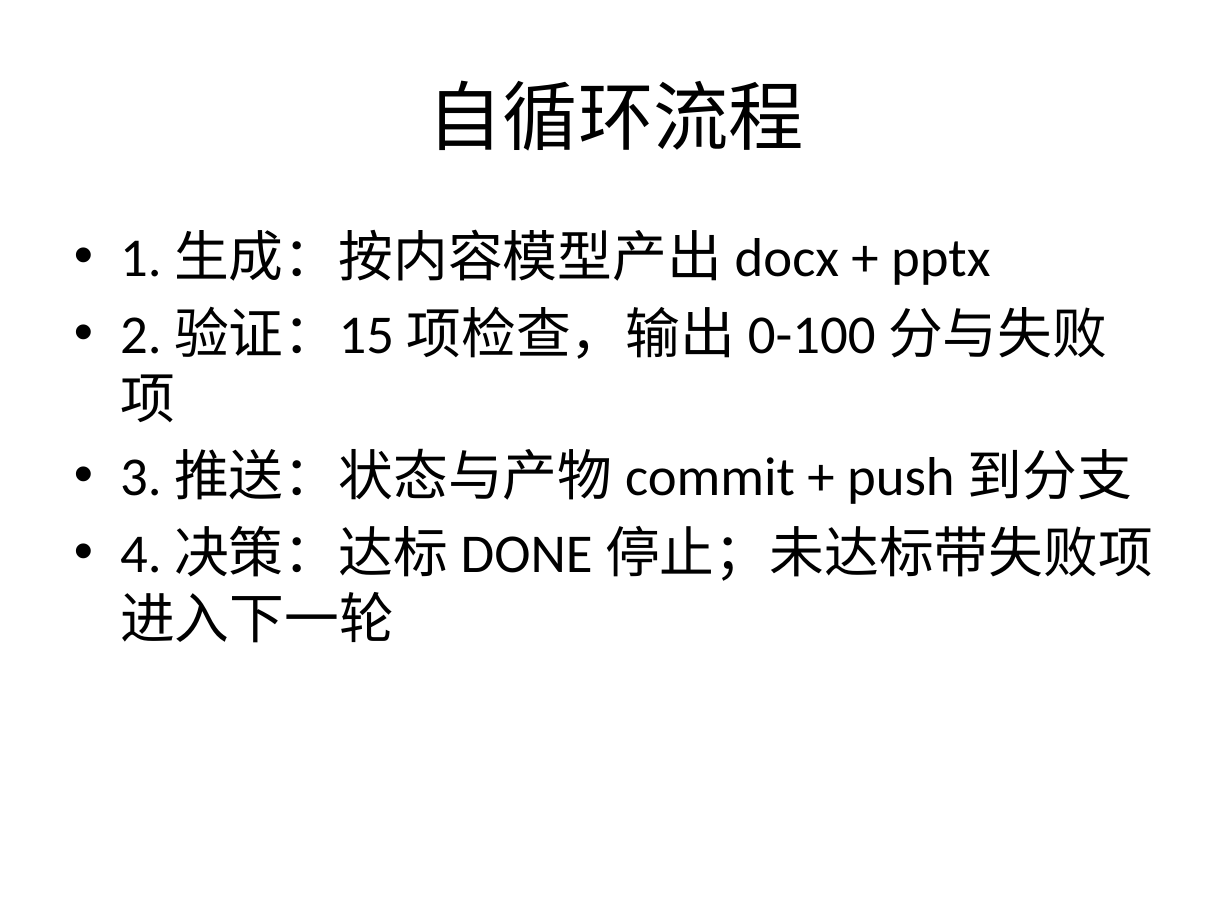
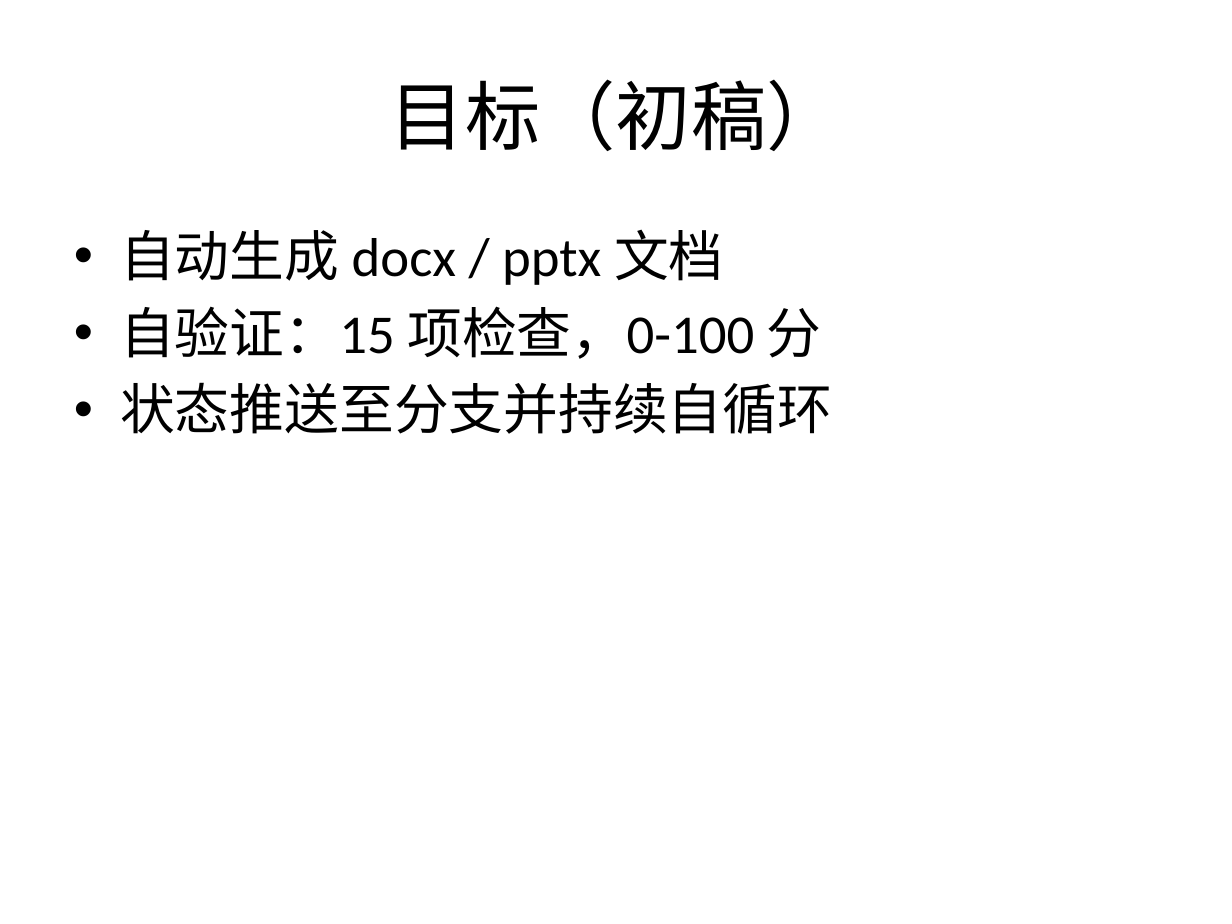
Before and after one commit to mqgg5630-cyber/test-auto-arena, a slide deck: slide 2 of output/slides/deck.pptx (slide 4 before the commit). Drawn at 1232x924 pixels with LibreOffice and Linux fonts; fonts in the diff are those of the drawing. Boxes give left, top, right and bottom in pixels: in the first picture for what was removed or moved away, otherwise in the second. Text is boxed around its words. In the diff, an @@ line names an element or a change of style, - is before the commit and + after.

```diff
--- a/output/slides/deck.pptx
+++ b/output/slides/deck.pptx
@@ title at [390, 79, 842, 151]: text changed @@
-自循环流程
+目标（初稿）
@@ text at [120, 229, 832, 434]: text changed @@
-• 1. 生成：按内容模型产出 docx + pptx
-• 2. 验证：15 项检查，输出 0-100 分与失败项
-• 3. 推送：状态与产物 commit + push 到分支
-• 4. 决策：达标 DONE 停止；未达标带失败项进入下一轮
+• 自动生成 docx / pptx 文档
+• 自验证：15 项检查，0-100 分
+• 状态推送至分支并持续自循环
```
Also in this commit, not shown: 1 slide added, 5 slides removed, 5 other files.
